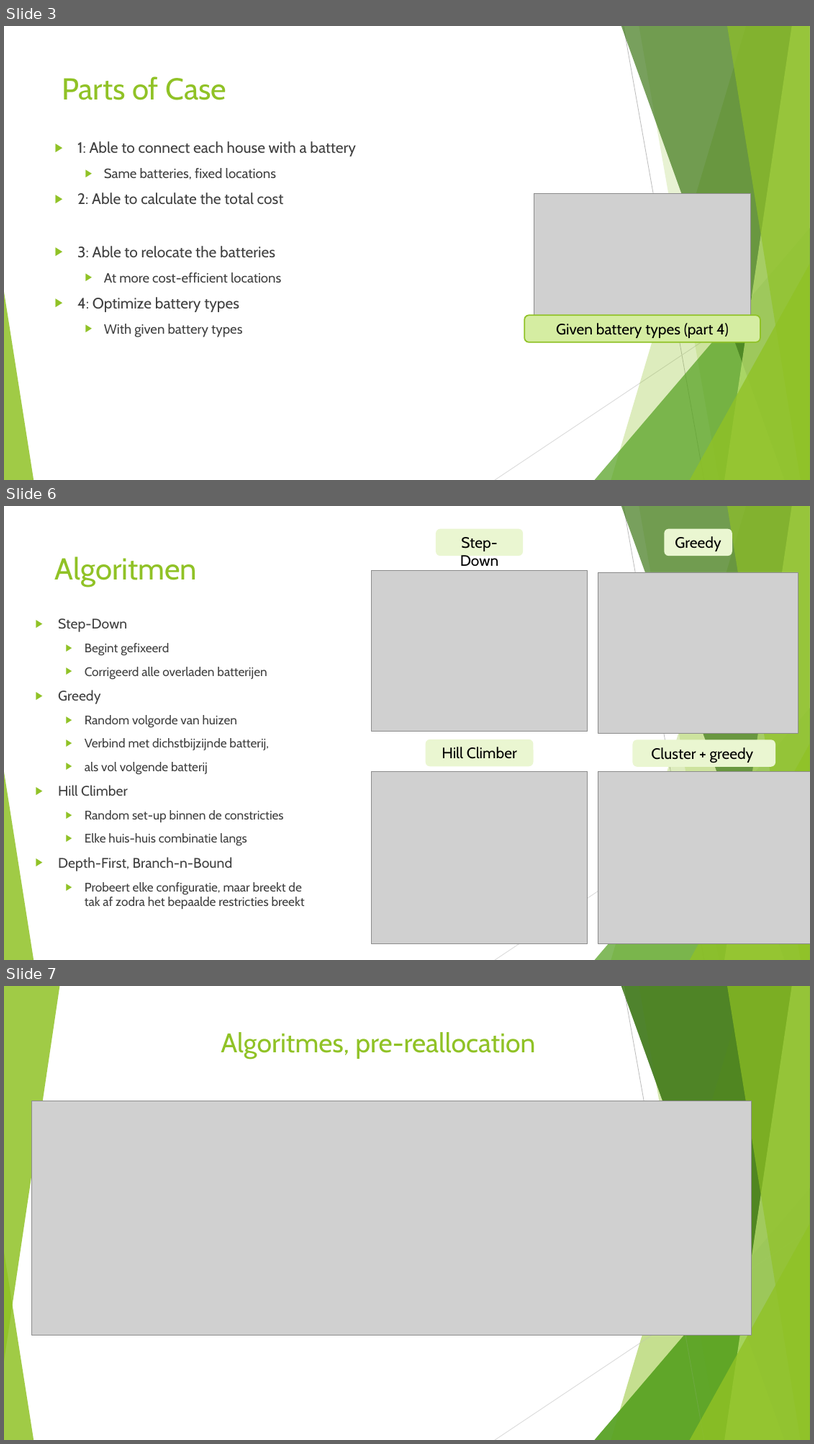
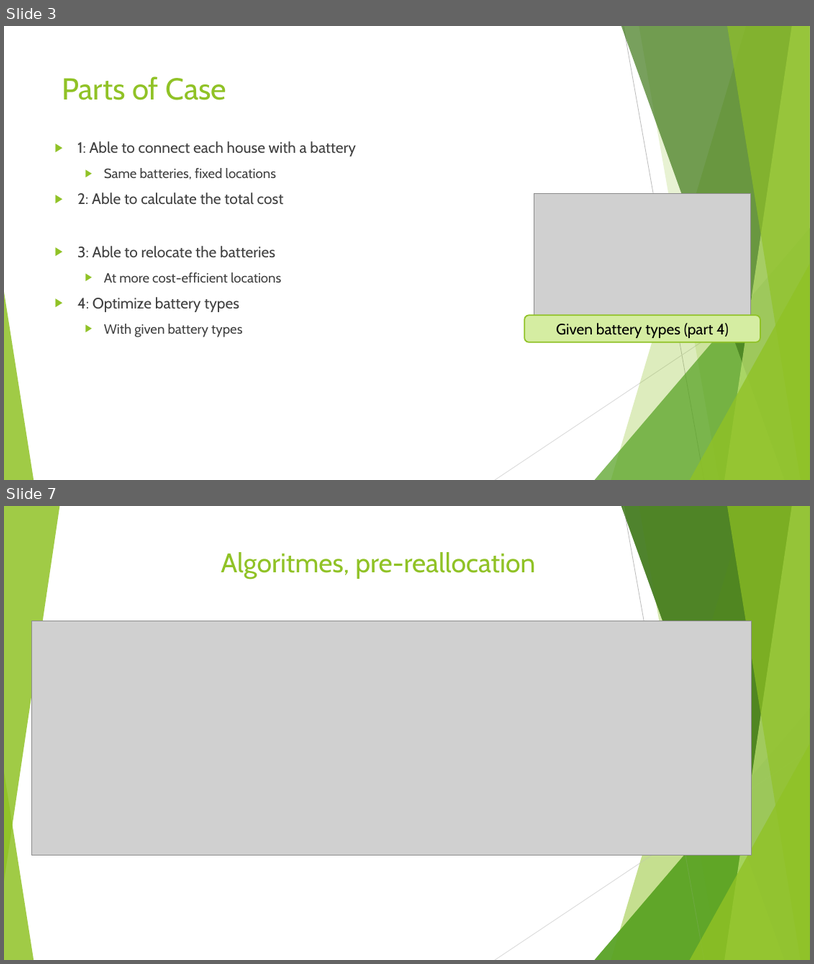
Before and after one commit to JSMR-heuristics/JSMR, a slide deck: results/pres_figures/EndPres.pptx. Shown one above the other, each under a label of ours: slides 3, 6 and 7 before the commit, slides 3 and 7 after it; the slides between them are not shown. The pictures are 814x1444 and 814x964 pixels, drawn with LibreOffice and Linux fonts; fonts in the diff are those of the drawing; grey boxes stand for pictures. Boxes give left, top, right and bottom in pixels: in the first picture for what was removed or moved away, otherwise in the second. Text is boxed around its words. In the diff, an @@ line names an element or a change of style, - is before the commit and + after.

```diff
--- a/results/pres_figures/EndPres.pptx
+++ b/results/pres_figures/EndPres.pptx
@@ slide 6 removed at (4,506,810,960), background #FFFFFF; not listed: 10 template elements that a slide beside it also shows @@
@@ rounded rectangle removed at (436,529,523,556) @@
-Step-Down
@@ rounded rectangle removed at (665,529,733,556) @@
-Greedy
@@ title removed at (55,556,198,587) @@
-Algoritmen
@@ picture removed at (371,571,588,731) @@
@@ picture removed at (599,572,799,733) @@
@@ text removed at (58,618,305,908) @@
-▶ Step-Down
-  ▶ Begint gefixeerd
-  ▶ Corrigeerd alle overladen batterijen
-▶ Greedy
-  ▶ Random volgorde van huizen
-  ▶ Verbind met dichstbijzijnde batterij,
-  ▶ als vol volgende batterij
-▶ Hill Climber
-  ▶ Random set-up binnen de constricties
-  ▶ Elke huis-huis combinatie langs
-▶ Depth-First, Branch-n-Bound
-  ▶ Probeert elke configuratie, maar breekt de
-    tak af zodra het bepaalde restricties breekt
@@ rounded rectangle removed at (426,739,533,766) @@
-Hill Climber
@@ rounded rectangle removed at (633,739,776,767) @@
-Cluster + greedy
@@ picture removed at (371,771,588,943) @@
@@ picture removed at (599,771,810,943) @@
```
Also in this commit, not shown: 2 slides changed, 2 slides added, 1 other slide removed, 3 other files.
